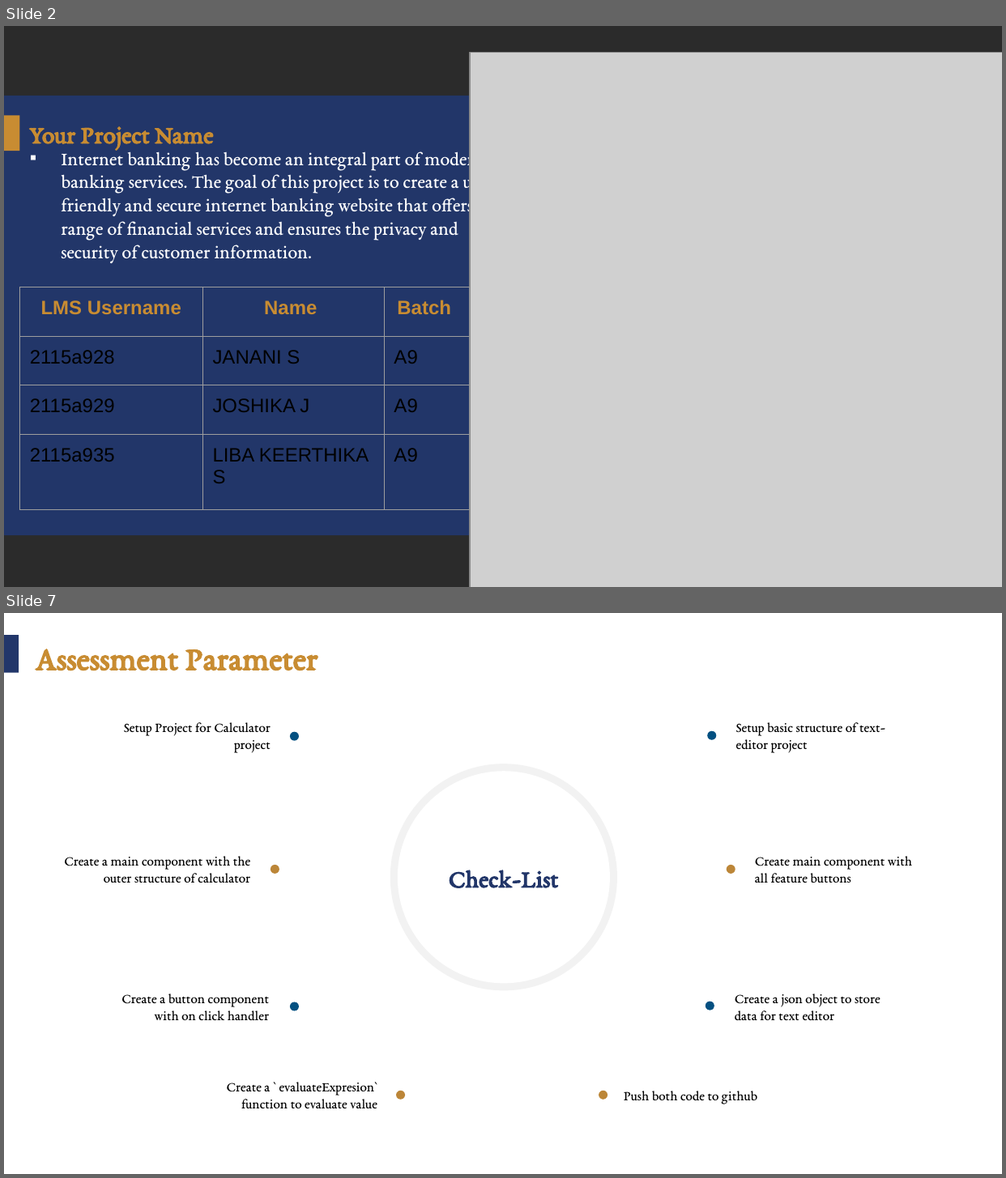
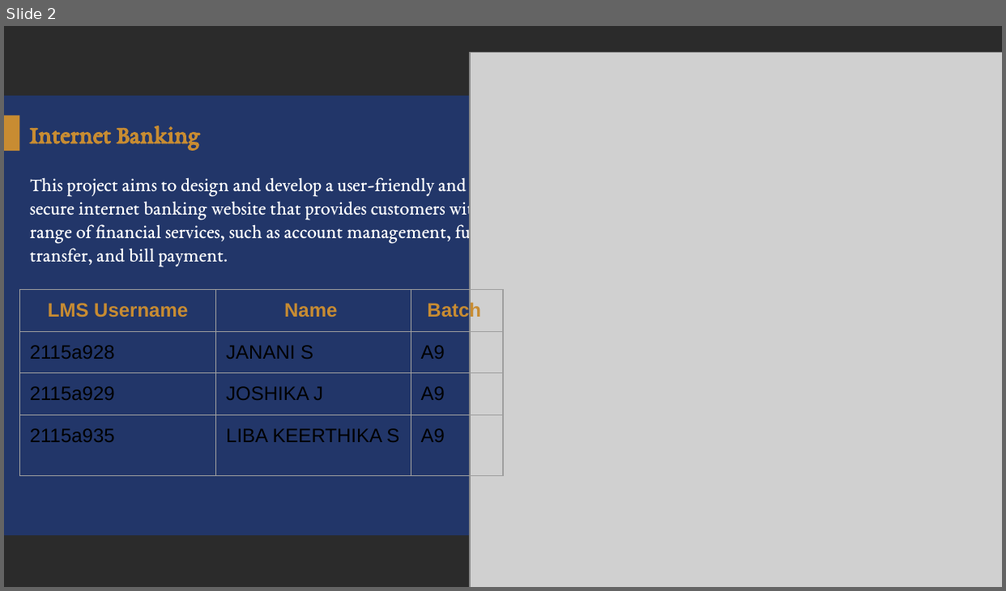
Before and after one commit to libakeerthika/online-banking, a slide deck: Group_A9_11.pptx. Shown one above the other, each under a label of ours: slides 2 and 7 before the commit, slide 2 after it; the slides between them are not shown. The pictures are 1006x1178 and 1006x591 pixels, drawn with LibreOffice and Linux fonts; fonts in the diff are those of the drawing; grey boxes stand for pictures; background and template pictures are left out; a plain dark background stands for a picture behind light text. Boxes give left, top, right and bottom in pixels: in the first picture for what was removed or moved away, otherwise in the second. Text is boxed around its words. In the diff, an @@ line names an element or a change of style, - is before the commit and + after.

```diff
--- a/Group_A9_11.pptx
+++ b/Group_A9_11.pptx
@@ slide 7 removed at [4, 613, 1002, 1174], background picture (left out) @@
@@ rectangle removed at [4, 635, 19, 673] @@
@@ text removed at [35, 649, 318, 671] @@
-Assessment Parameter
@@ text removed at [124, 722, 270, 753] @@
-Setup Project for Calculator project
@@ text removed at [736, 722, 885, 753] @@
-Setup basic structure of text-editor project
@@ group removed at [270, 730, 735, 1100]: 10 ellipses @@
@@ text removed at [64, 856, 250, 883] @@
-Create a main component with the outer structure of calculator
@@ text removed at [449, 870, 559, 888] @@
-Check-List
@@ text removed at [755, 856, 912, 883] @@
-Create main component with all feature buttons
@@ text removed at [121, 994, 269, 1020] @@
-Create a button component with on click handler
@@ text removed at [735, 994, 880, 1020] @@
-Create a json object to store data for text editor
@@ text removed at [227, 1082, 378, 1109] @@
-Create a ` evaluateExpresion` function to evaluate value
@@ text removed at [624, 1091, 757, 1105] @@
-Push both code to github
@@ slide 2 changed as well @@
@@ title at [30, 126, 201, 149]: text changed @@
-Your Project Name
+Internet Banking
@@ text at [30, 177, 491, 267]: text changed @@
-▪ Internet banking has become an integral part of modern banking services. The goal of this project is to create a user-friendly and secure internet banking website that offers a range of financial services and ensures the privacy and security of customer information.
+This project aims to design and develop a user-friendly and secure internet banking website that provides customers with a range of financial services, such as account management, fund transfer, and bill payment.
@@ table: place and size @@
-table at [20, 288, 470, 510]
+table at [20, 290, 503, 487]
```
Also in this commit, not shown: 4 other slides changed, 6 slides added, 2 other slides removed.
